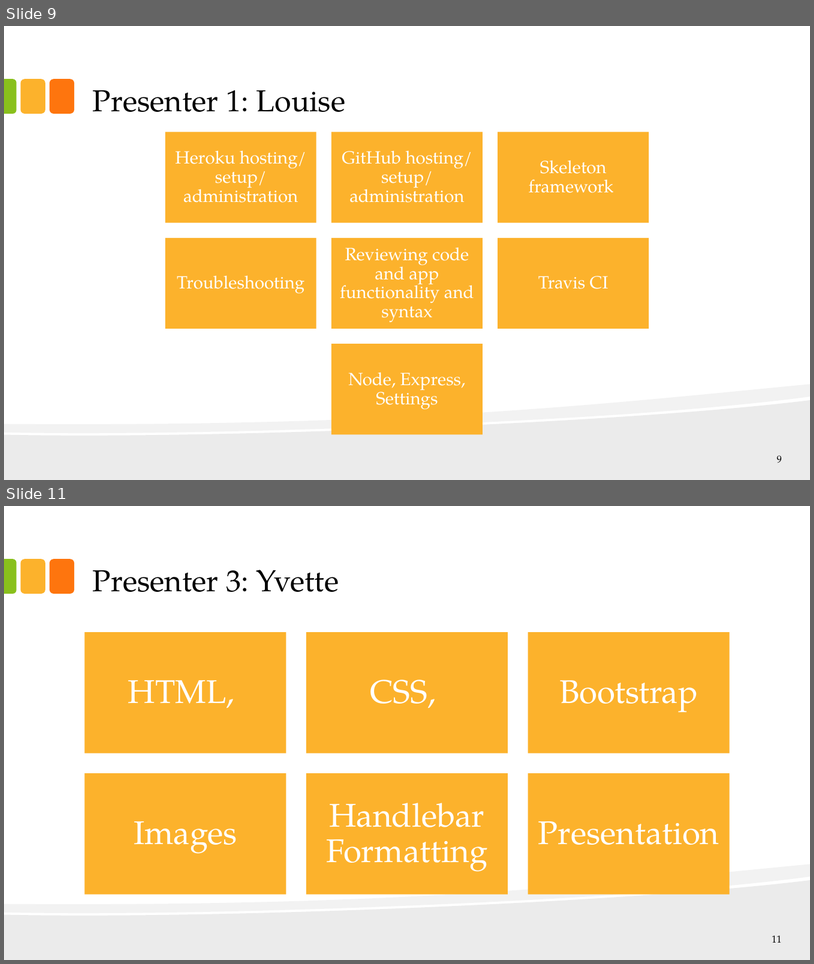
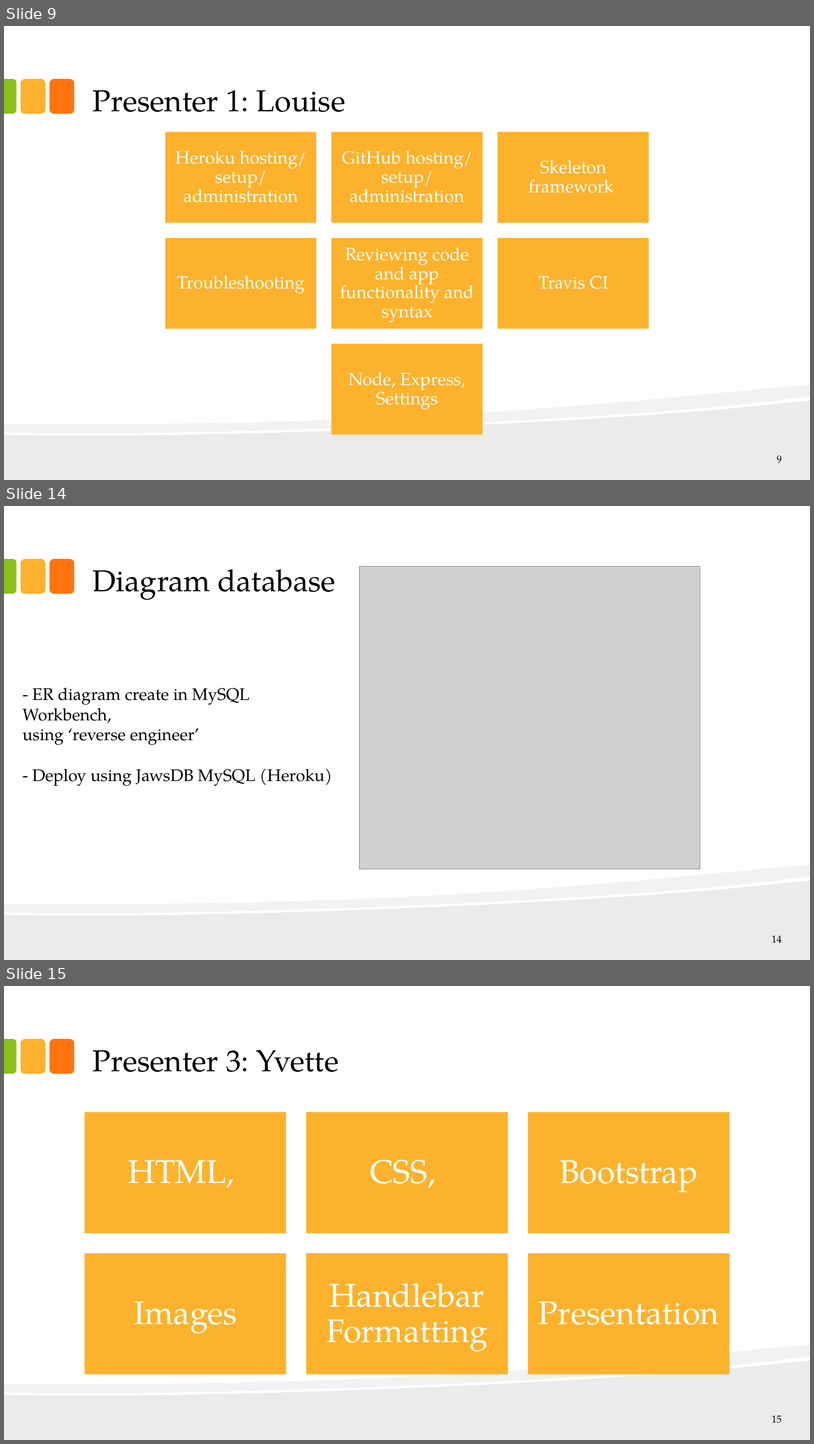
Before and after one commit to lcerdeira/OrganicS2, a slide deck: Farmers Market Presentation.pptx. Shown one above the other, each under a label of ours: slides 9 and 11 before the commit, slides 9, 14 and 15 after it; the slides between them are not shown. The pictures are 814x964 and 814x1444 pixels, drawn with LibreOffice and Linux fonts; fonts in the diff are those of the drawing; grey boxes stand for pictures. Boxes give left, top, right and bottom in pixels: in the first picture for what was removed or moved away, otherwise in the second. Text is boxed around its words. In the diff, an @@ line names an element or a change of style, - is before the commit and + after.

```diff
--- a/Farmers Market Presentation.pptx
+++ b/Farmers Market Presentation.pptx
@@ slide 14 added at [4,506,810,960], background #FFFFFF; not listed: 5 template elements that a slide beside it also shows @@
@@ title added at [93,569,336,600], 36 pt, text #000000 @@
+Diagram database
@@ picture added at [360,566,700,868] @@
@@ text added at [23,687,332,786], 20 pt, text #000000 @@
+- ER diagram create in MySQL Workbench,
+using ‘reverse engineer’
+- Deploy using JawsDB MySQL (Heroku)
@@ page number added at [772,935,782,942], 12 pt, text #000000 @@
+14
@@ what was slide 11 is now slide 15 @@
@@ page number at [772,1415,782,1423]: text changed @@
-11
+15
```
Also in this commit, not shown: 2 slides changed, 3 other slides added.
